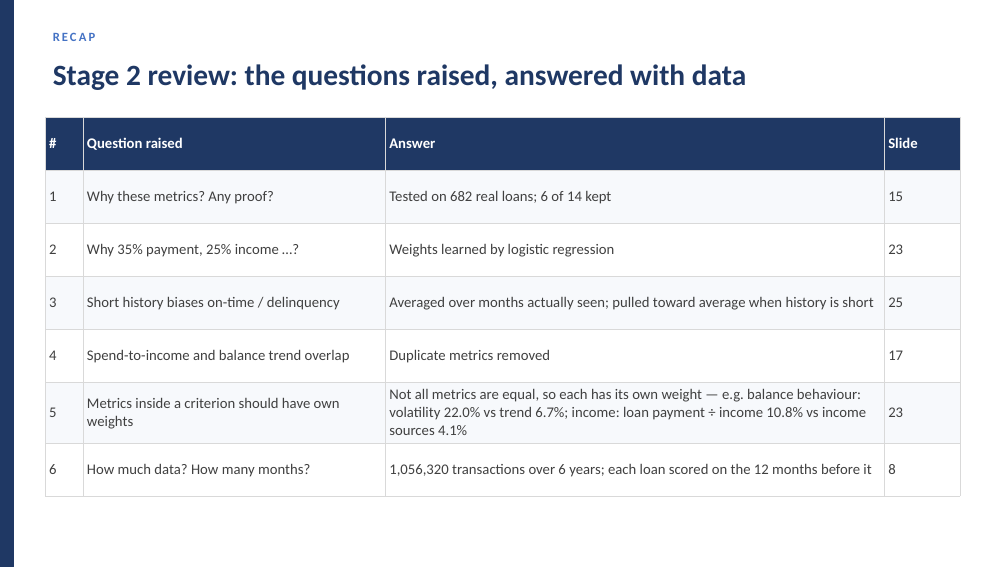
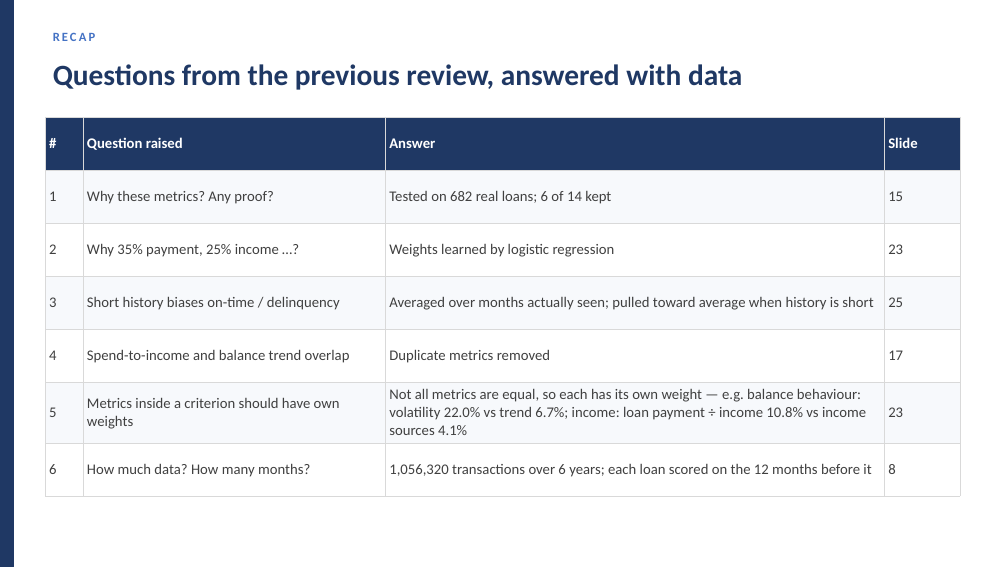
Before and after one commit to huotrithy/da-assignment-risk-scoring, a slide deck: slide 5 of docs/Final_Presentation.pptx. Drawn at 1008x567 pixels with LibreOffice and Linux fonts; fonts in the diff are those of the drawing. Boxes give left, top, right and bottom in pixels: in the first picture for what was removed or moved away, otherwise in the second. Text is boxed around its words. In the diff, an @@ line names an element or a change of style, - is before the commit and + after.

```diff
--- a/docs/Final_Presentation.pptx
+++ b/docs/Final_Presentation.pptx
@@ text at (53, 64, 742, 90): text changed @@
-Stage 2 review: the questions raised, answered with data
+Questions from the previous review, answered with data
```
Also in this commit, not shown: 8 other slides changed, 4 other files.
